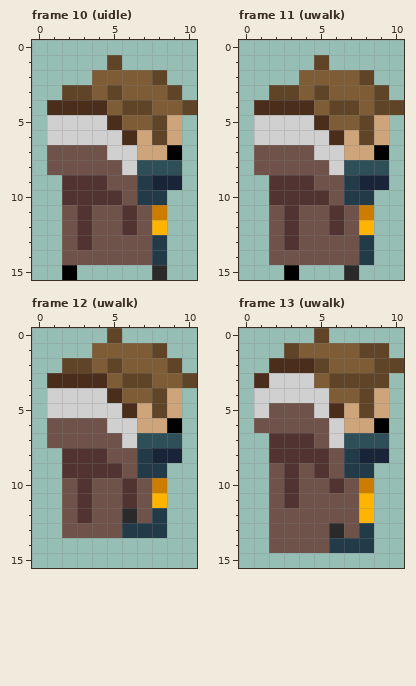
Two states of a pixel-art file, assets/player.ase. Above is the file before it was changed.
11x16 pixels, 16 frames. Shown: frame 10 (uidle), frame 11 (uwalk), frame 12 (uwalk), frame 13 (uwalk). The commit also changed other frames, which this record leaves out.
New version:
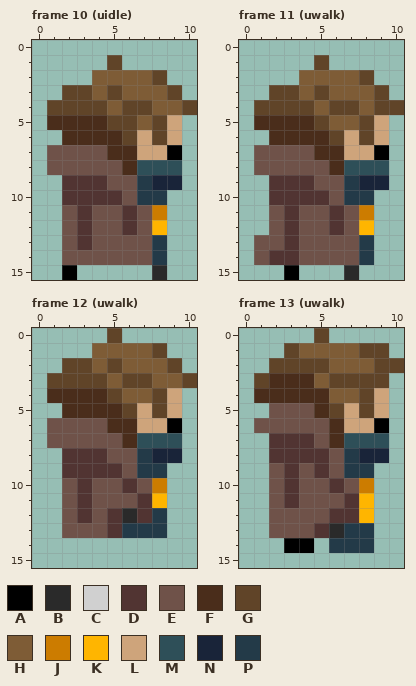
Palette (. is transparent): A #000000  B #2a2a2a  C #d0d0d0  D #513432  E #6f5249  F #4a2d1b  G #604428  H #7e5c36  J #cc7c00  K #ffb500  L #cea47b  M #2e4f58  N #192439  P #233a48
The edit:
{"where": "frame 10 (uidle), layer \"body\""}
{"frame":10,"y":4,"x":1,"old":"FFFF","new":"GGGG"}
{"frame":10,"y":5,"x":1,"old":"CCCCFH","new":"FFFFGG"}
{"frame":10,"y":6,"x":1,"old":"CCCCCF","new":".FFFFG"}
{"frame":10,"y":7,"x":5,"old":"CC","new":"FF"}
{"frame":10,"y":8,"x":6,"old":"C","new":"F"}
{"where": "frame 11 (uwalk), layer \"body\""}
{"frame":11,"y":4,"x":1,"old":"FFFF","new":"GGGG"}
{"frame":11,"y":5,"x":1,"old":"CCCCF","new":"FFFFG"}
{"frame":11,"y":6,"x":1,"old":"CCCCCF","new":".FFFFG"}
{"frame":11,"y":7,"x":5,"old":"CC","new":"FF"}
{"frame":11,"y":8,"x":6,"old":"C","new":"F"}
{"frame":11,"y":13,"x":1,"old":".","new":"E"}
{"frame":11,"y":14,"x":1,"old":".EE","new":"EDD"}
{"where": "frame 12 (uwalk), layer \"body\""}
{"frame":12,"y":3,"x":1,"old":"FFFF","new":"GGGG"}
{"frame":12,"y":4,"x":1,"old":"CCCCF","new":"FFFFG"}
{"frame":12,"y":5,"x":1,"old":"CCCCCF","new":".FFFFG"}
{"frame":12,"y":6,"x":5,"old":"CC","new":"FF"}
{"frame":12,"y":7,"x":6,"old":"C","new":"F"}
{"frame":12,"y":11,"x":6,"old":"DE","new":"ED"}
{"frame":12,"y":12,"x":5,"old":"E","new":"D"}
{"frame":12,"y":12,"x":7,"old":"E","new":"D"}
{"frame":12,"y":13,"x":5,"old":"E","new":"D"}
{"where": "frame 13 (uwalk), layer \"body\""}
{"frame":13,"y":2,"x":2,"old":"FFF","new":"GGG"}
{"frame":13,"y":3,"x":1,"old":"FCCC","new":"GFFF"}
{"frame":13,"y":4,"x":1,"old":"CCCCC","new":"FFFFF"}
{"frame":13,"y":5,"x":1,"old":"C","new":"."}
{"frame":13,"y":5,"x":5,"old":"CF","new":"FG"}
{"frame":13,"y":6,"x":6,"old":"C","new":"F"}
{"frame":13,"y":7,"x":6,"old":"C","new":"F"}
{"frame":13,"y":11,"x":7,"old":"E","new":"D"}
{"frame":13,"y":12,"x":6,"old":"EE","new":"DD"}
{"frame":13,"y":13,"x":5,"old":"E","new":"D"}
{"frame":13,"y":13,"x":7,"old":"E","new":"P"}
{"frame":13,"y":14,"x":2,"old":"EEEE","new":".AA."}
{"label":"changed","picture_box":[47,100,137,175]}
{"label":"changed","picture_box":[254,100,344,175]}
{"label":"changed","picture_box":[254,235,299,265]}
{"label":"changed","picture_box":[47,373,152,538]}
{"label":"changed","picture_box":[254,358,359,553]}
